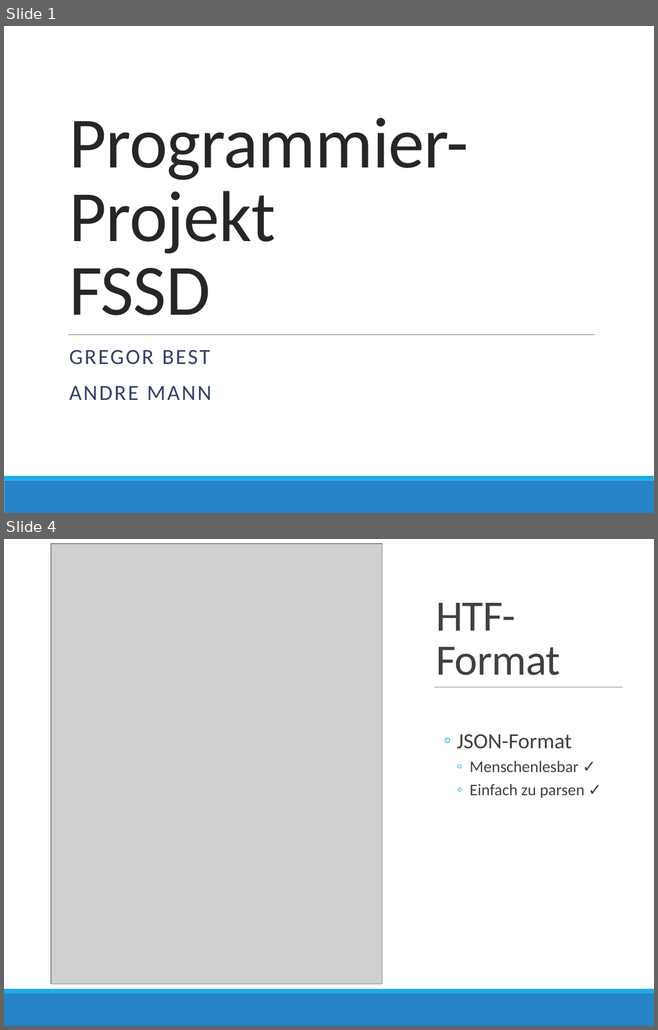
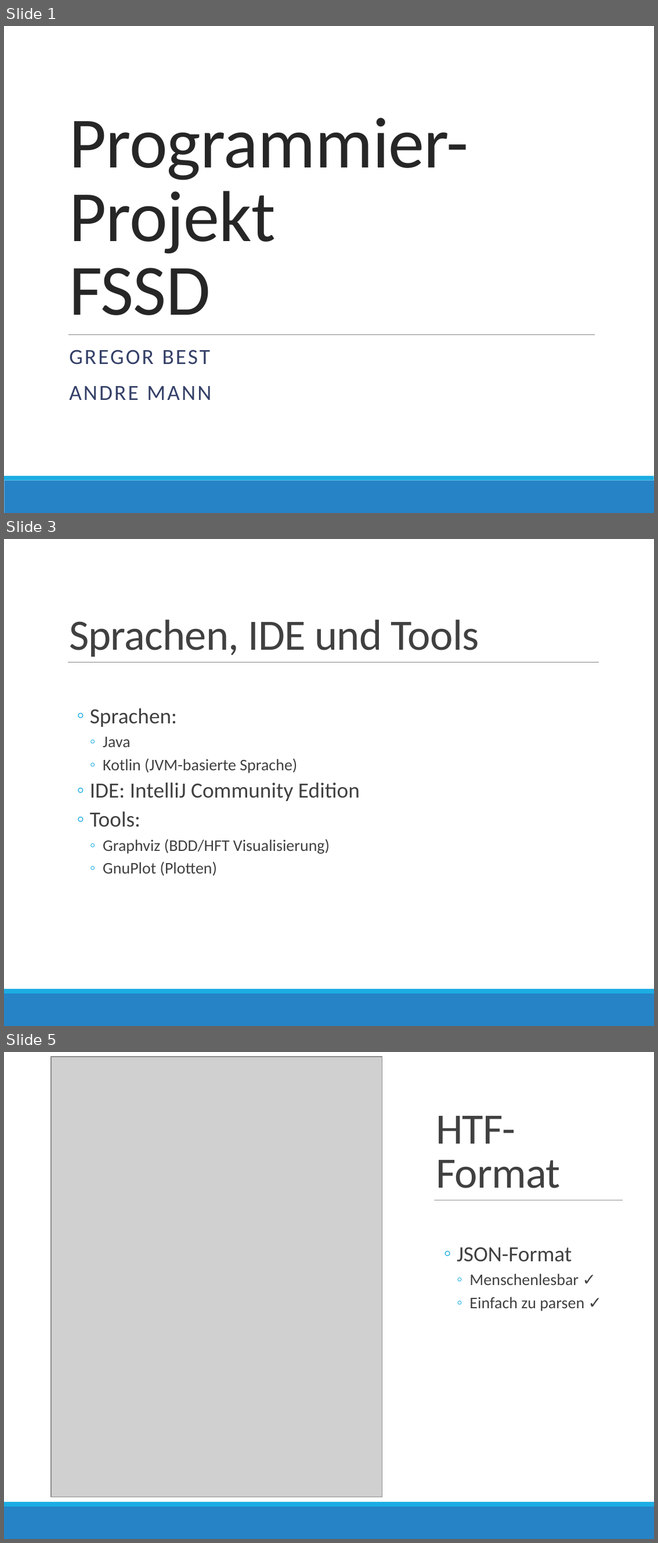
Before and after one commit to AndreMann90/fart_fssd, a slide deck: doc/Programmier-Projekt-Praesi.pptx. Shown one above the other, each under a label of ours: slides 1 and 4 before the commit, slides 1, 3 and 5 after it; the slides between them are not shown. The pictures are 658x1030 and 658x1543 pixels, drawn with LibreOffice and Linux fonts; fonts in the diff are those of the drawing; grey boxes stand for pictures. Boxes give left, top, right and bottom in pixels: in the first picture for what was removed or moved away, otherwise in the second. Text is boxed around its words. In the diff, an @@ line names an element or a change of style, - is before the commit and + after.

```diff
--- a/doc/Programmier-Projekt-Praesi.pptx
+++ b/doc/Programmier-Projekt-Praesi.pptx
@@ slide 3 added at [4, 539, 654, 1026], background #FFFFFF; not listed: 2 template elements that a slide beside it also shows @@
@@ title added at [69, 620, 479, 657], 48 pt, text #404040 @@
+Sprachen, IDE und Tools
@@ line added from (68, 663) to (598, 663), #808080 0.5 pt @@
@@ text added at [90, 708, 360, 876], 18 pt, text #404040 @@
+  ◦ Sprachen:
+    ◦ Java
+    ◦ Kotlin (JVM-basierte Sprache)
+  ◦ IDE: IntelliJ Community Edition
+  ◦ Tools:
+    ◦ Graphviz (BDD/HFT Visualisierung)
+    ◦ GnuPlot (Plotten)
@@ what was slide 4 is now slide 5 @@
```
Also in this commit, not shown: 6 slides changed, 1 other slide added, 1 slide removed.
